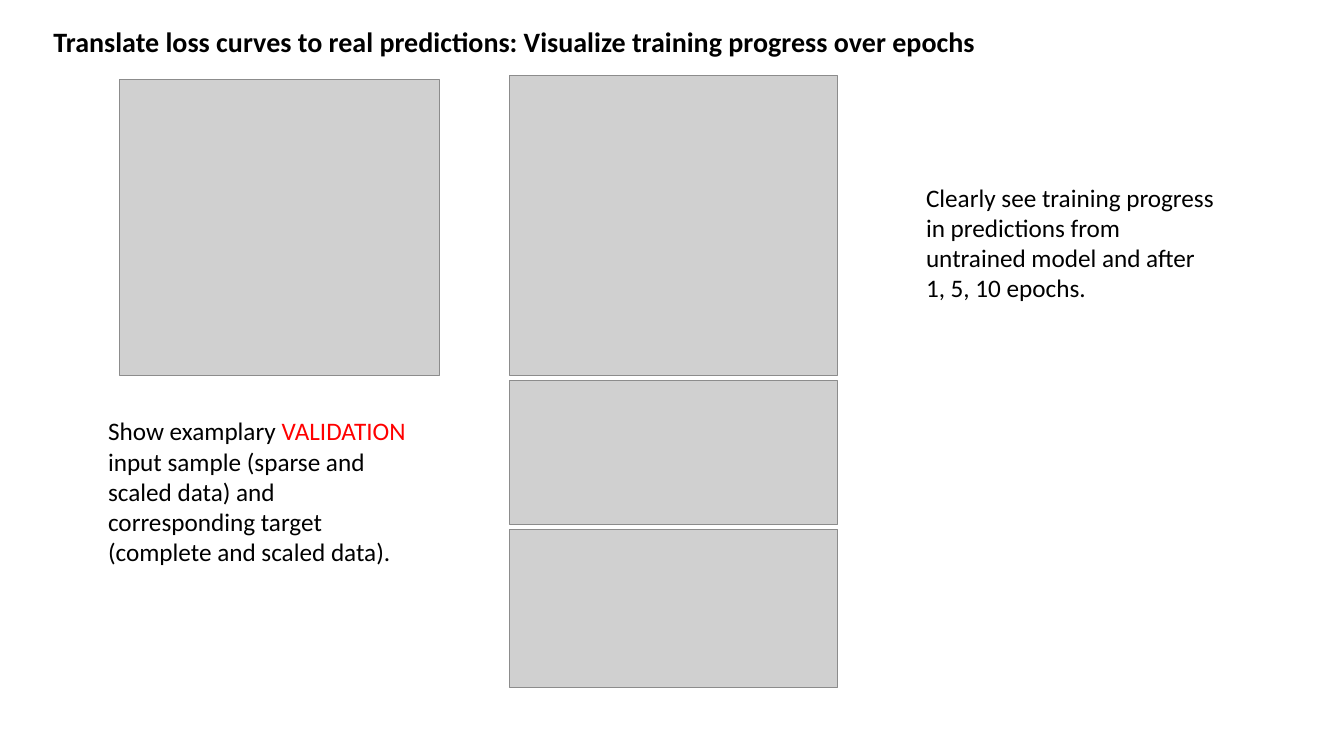
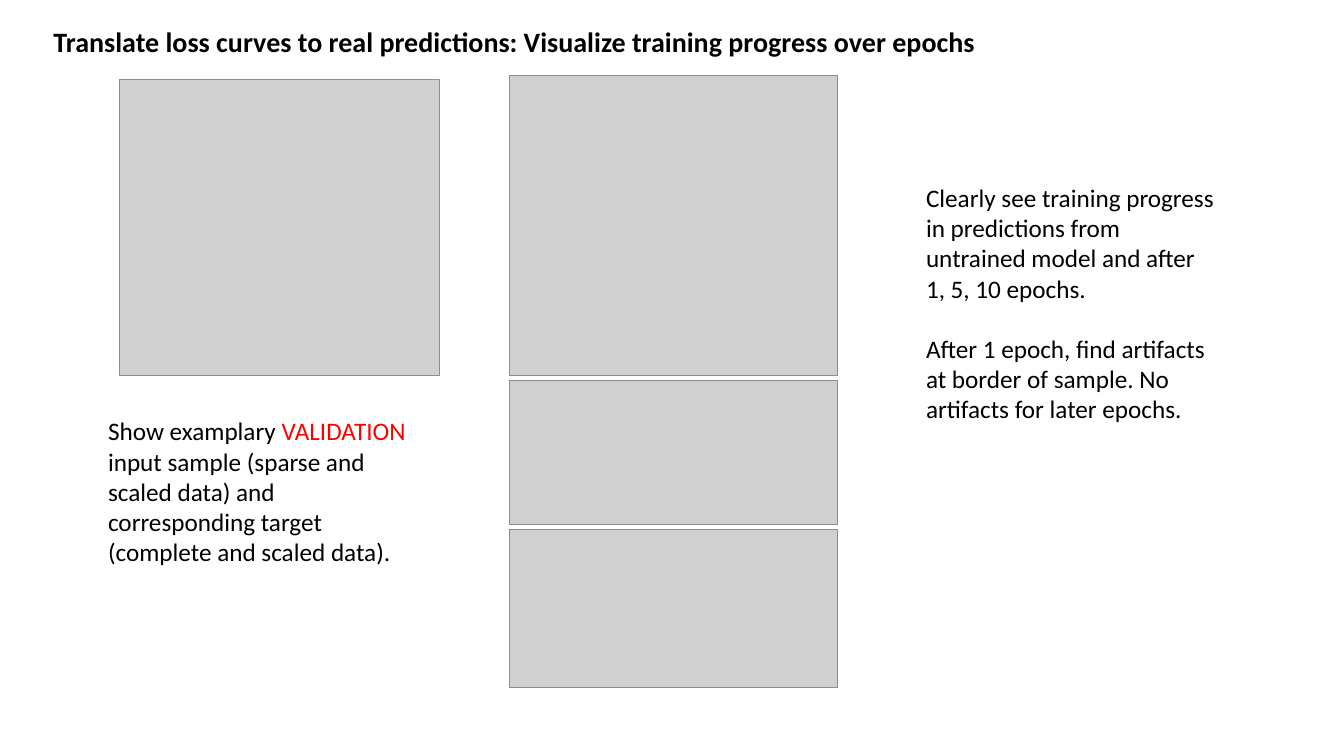
Before and after one commit to MarcoLandtHayen/reconstruct-sparse-inputs, a slide deck: slide 7 of presentations/unet_4conv_slp_realworld.pptx. Drawn at 1344x756 pixels with LibreOffice and Linux fonts; fonts in the diff are those of the drawing; grey boxes stand for pictures. Boxes give left, top, right and bottom in pixels: in the first picture for what was removed or moved away, otherwise in the second. Text is boxed around its words. In the diff, an @@ line names an element or a change of style, - is before the commit and + after.

```diff
--- a/presentations/unet_4conv_slp_realworld.pptx
+++ b/presentations/unet_4conv_slp_realworld.pptx
@@ text at [926,340,1205,422]: paragraph added @@
+After 1 epoch, find artifacts at border of sample. No artifacts for later epochs.
```
Also in this commit, not shown: 2 other slides changed, 1 slide added.
